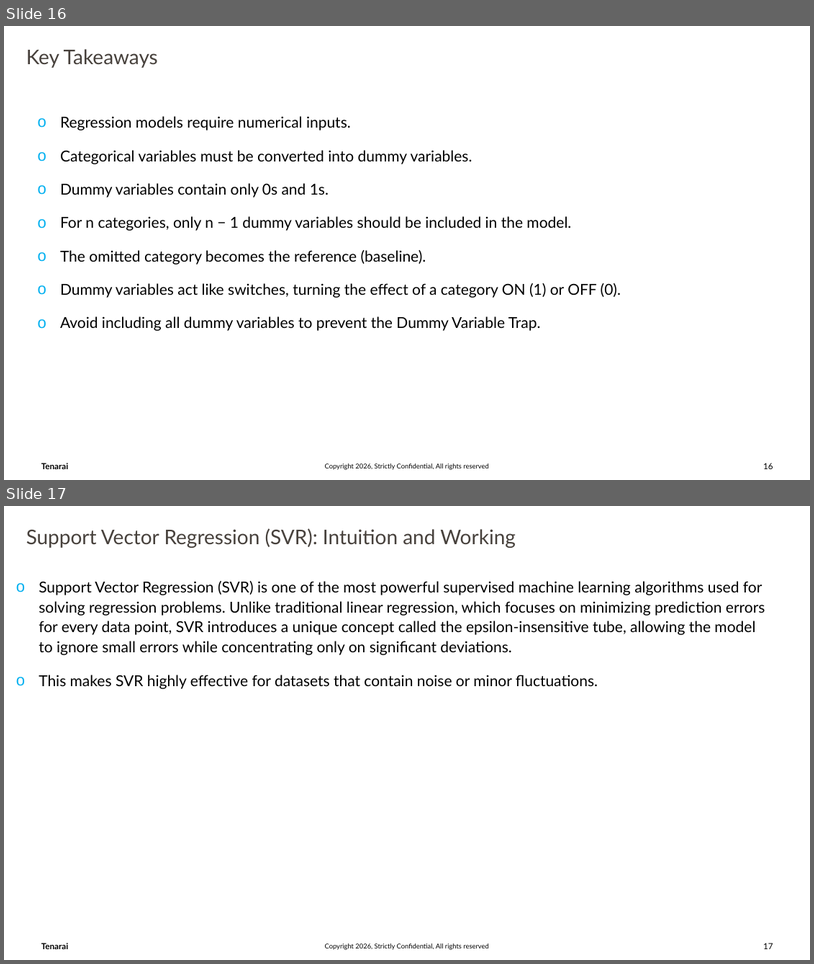
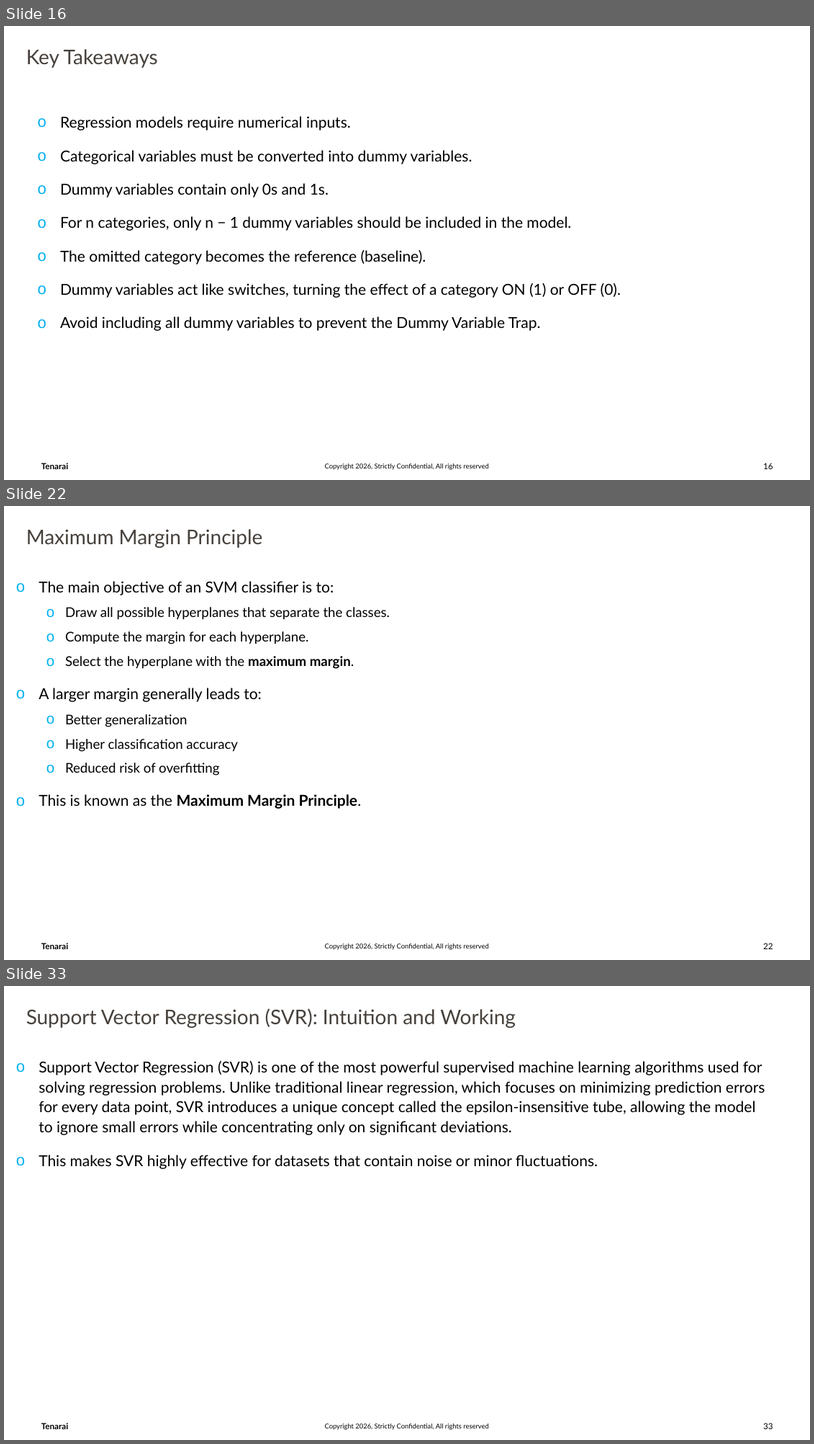
Before and after one commit to trivedi-ashutosh2013/Training_Content, a slide deck: Machine_Learning/AI_ML_Part03.pptx. Shown one above the other, each under a label of ours: slides 16 and 17 before the commit, slides 16, 22 and 33 after it; the slides between them are not shown. The pictures are 814x964 and 814x1444 pixels, drawn with LibreOffice and Linux fonts; fonts in the diff are those of the drawing; background and template pictures are left out. Boxes give left, top, right and bottom in pixels: in the first picture for what was removed or moved away, otherwise in the second. Text is boxed around its words. In the diff, an @@ line names an element or a change of style, - is before the commit and + after.

```diff
--- a/Machine_Learning/AI_ML_Part03.pptx
+++ b/Machine_Learning/AI_ML_Part03.pptx
@@ slide 22 added at box(4, 506, 810, 960), background #FFFFFF; not listed: 3 template elements that a slide beside it also shows @@
@@ text added at box(26, 529, 262, 548), 24 pt, text #47413C @@
+Maximum Margin Principle
@@ text added at box(39, 581, 390, 808), 16 pt, text #000000 @@
+o The main objective of an SVM classifier is to:
+  o Draw all possible hyperplanes that separate the classes.
+  o Compute the margin for each hyperplane.
+  o Select the hyperplane with the maximum margin.
+o A larger margin generally leads to:
+  o Better generalization
+  o Higher classification accuracy
+  o Reduced risk of overfitting
+o This is known as the Maximum Margin Principle.
@@ what was slide 17 is now slide 33 @@
@@ page number at box(764, 1422, 773, 1429): text changed @@
-17
+33
```
Also in this commit, not shown: 15 other slides added.
